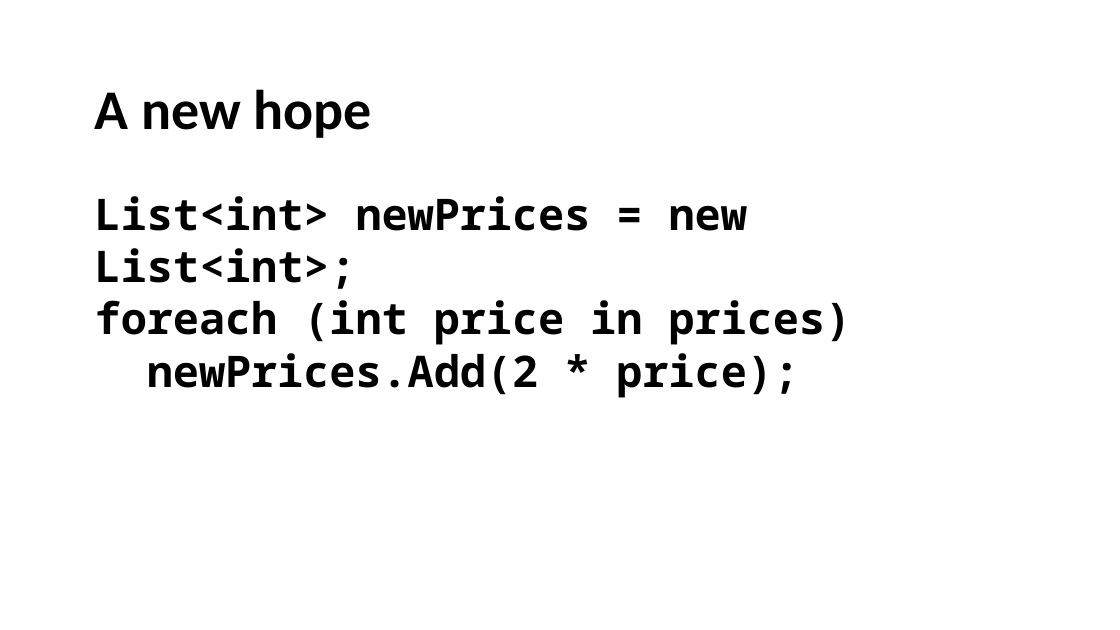
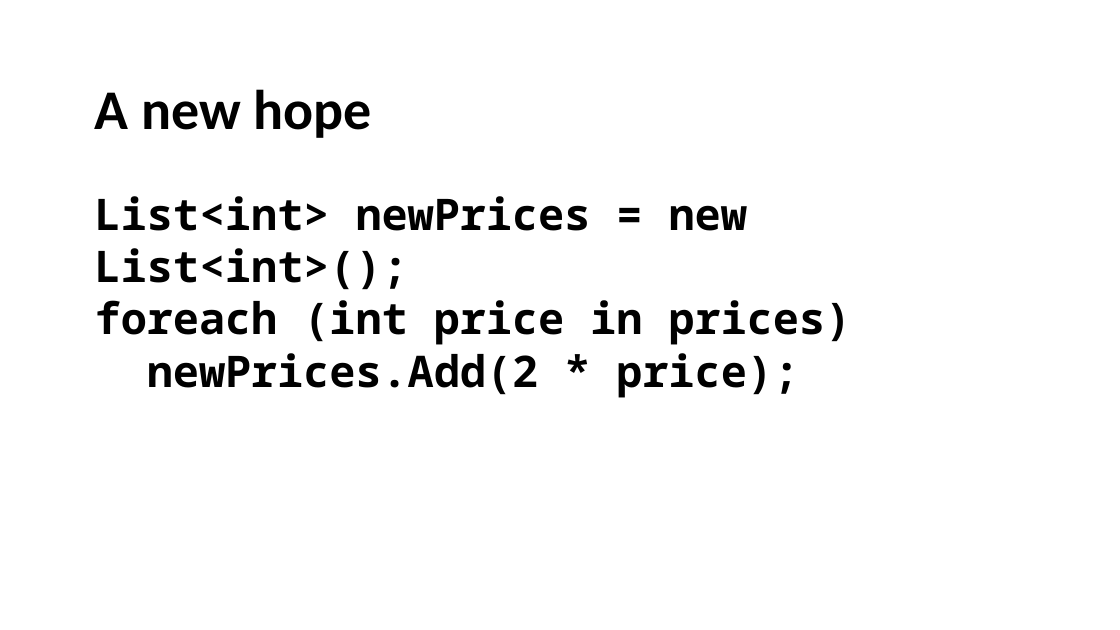
Before and after one commit to itowlson/zygo, a slide deck: slide 14 of How I learned to stop worrying and love the zygohistomorphic prepromorphism.pptx. Drawn at 1120x630 pixels with LibreOffice and Linux fonts; fonts in the diff are those of the drawing. Boxes give left, top, right and bottom in pixels: in the first picture for what was removed or moved away, otherwise in the second. Text is boxed around its words. In the diff, an @@ line names an element or a change of style, - is before the commit and + after.

```diff
--- a/How I learned to stop worrying and love the zygohistomorphic prepromorphism.pptx
+++ b/How I learned to stop worrying and love the zygohistomorphic prepromorphism.pptx
@@ text at (95, 196, 747, 290): text changed @@
-List<int> newPrices = new List<int>;
+List<int> newPrices = new List<int>();
```
Also in this commit, not shown: 2 other slides changed, 33 slides added, 1 slide removed.
